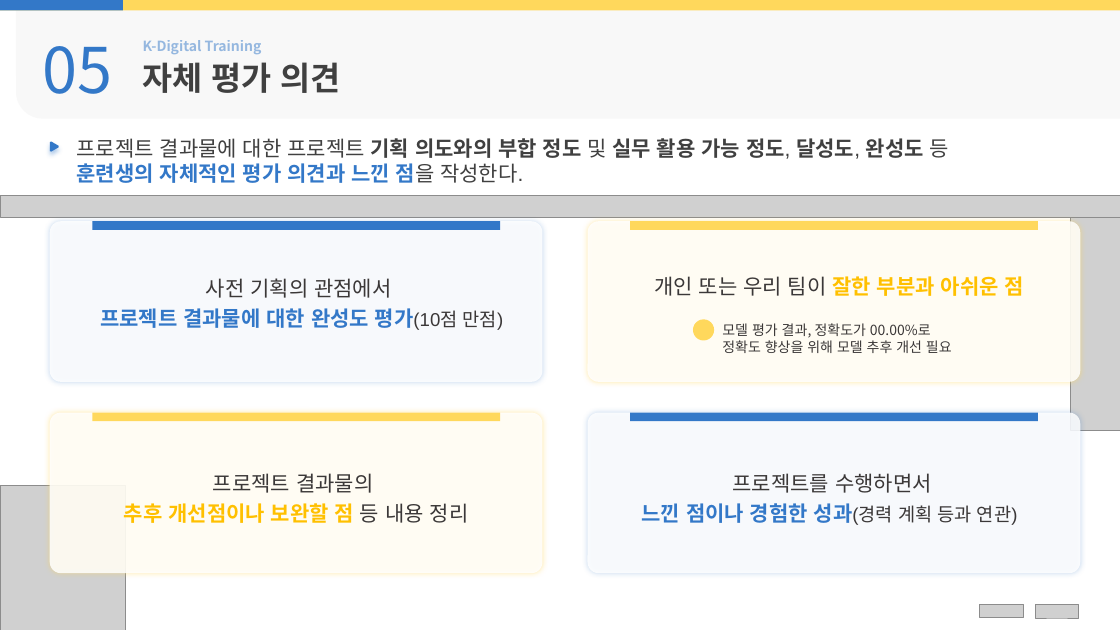
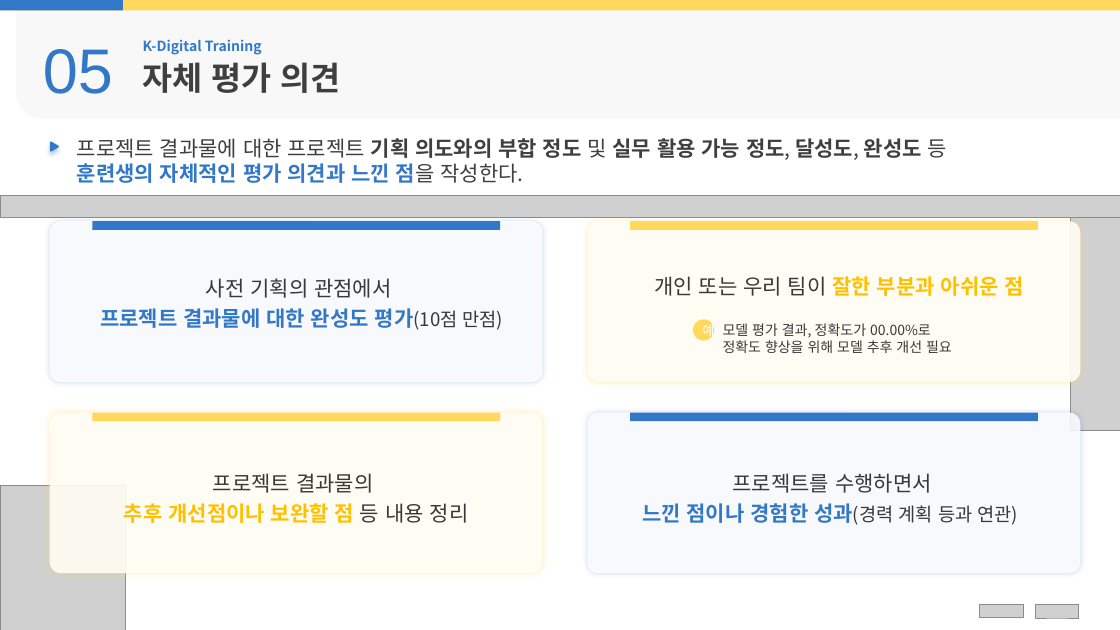
Before and after one commit to Jayk1220/1stTeamProject, a slide deck: slide 14 of etc/노동부별첨2-2] 팀별 프로젝트 결과보고서.pptx. Drawn at 1120x630 pixels with LibreOffice and Linux fonts; fonts in the diff are those of the drawing; grey boxes stand for pictures; background and template pictures are left out. Boxes give left, top, right and bottom in pixels: in the first picture for what was removed or moved away, otherwise in the second. Text is boxed around its words. In the diff, an @@ line names an element or a change of style, - is before the commit and + after.

```diff
--- a/etc/노동부별첨2-2] 팀별 프로젝트 결과보고서.pptx
+++ b/etc/노동부별첨2-2] 팀별 프로젝트 결과보고서.pptx
@@ round rect at bbox=[16, 7, 1120, 119]: mirrored; rotation 0 to 180 degrees @@
@@ text "05" at bbox=[43, 49, 113, 94]: font Noto Sans CJK KR to Arial @@
@@ text "K-Digital Training" at bbox=[143, 39, 262, 55]: text colour #3378C8 at 50% opacity to #3378C8 @@
@@ text "자체 평가 의견" at bbox=[143, 62, 341, 93]: text colour #404040 to #3F3F3F @@
@@ text "프로젝트 결과물에 대한 프로젝트 기획 ..." at bbox=[77, 138, 947, 183]: font Arial to Noto Sans CJK KR; text colour #404040 to #3F3F3F in "프로젝트 결과물에 대한 프로젝트 기획 의도와의 부합 ..." @@
@@ text "사전 기획의 관점에서" at bbox=[100, 278, 504, 330]: font Arial to Noto Sans CJK KR; text colour #3B3838 to #3A3838 in "사전 기획의 관점에서", "평가(10점 만점)" @@
@@ ellipse "예" at bbox=[693, 319, 714, 340]: font Noto Sans CJK KR to Arial @@
@@ text "모델 평가 결과, 정확도가 00.00%로 ..." at bbox=[723, 323, 952, 353]: text colour #3B3838 to #3A3838 @@
@@ text "프로젝트를 수행하면서 느낀 점이나 경험한 ..." at bbox=[642, 473, 1018, 525]: font Arial to Noto Sans CJK KR; text colour #3B3838 to #3A3838 in "프로젝트를 수행하면서 성과(경력 계획 등과 연관)" @@
```
Also in this commit, not shown: 13 other slides changed, 13 other files.
